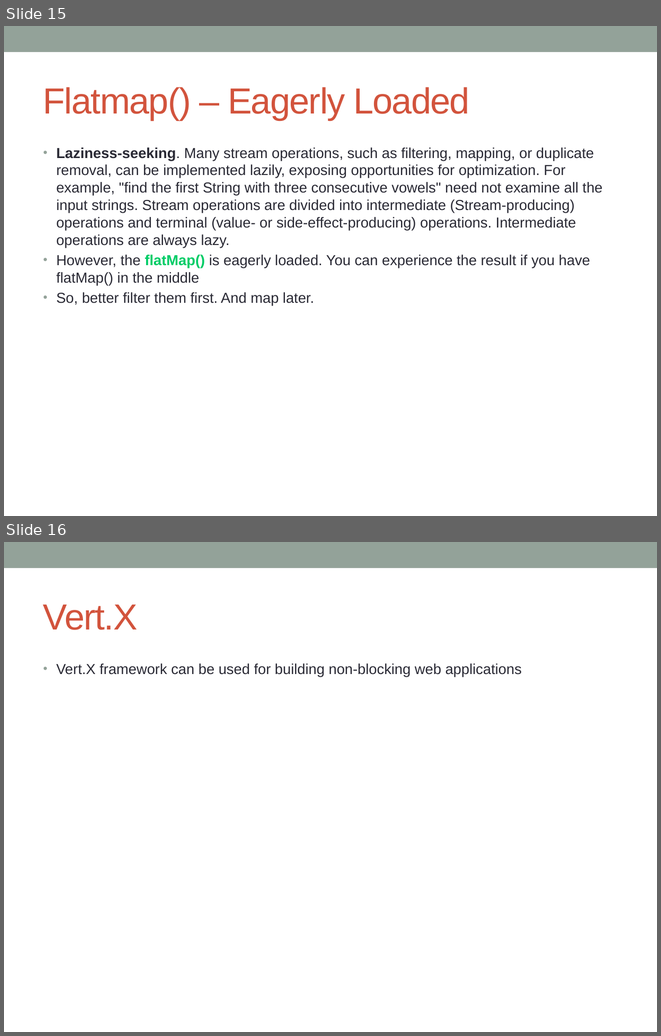
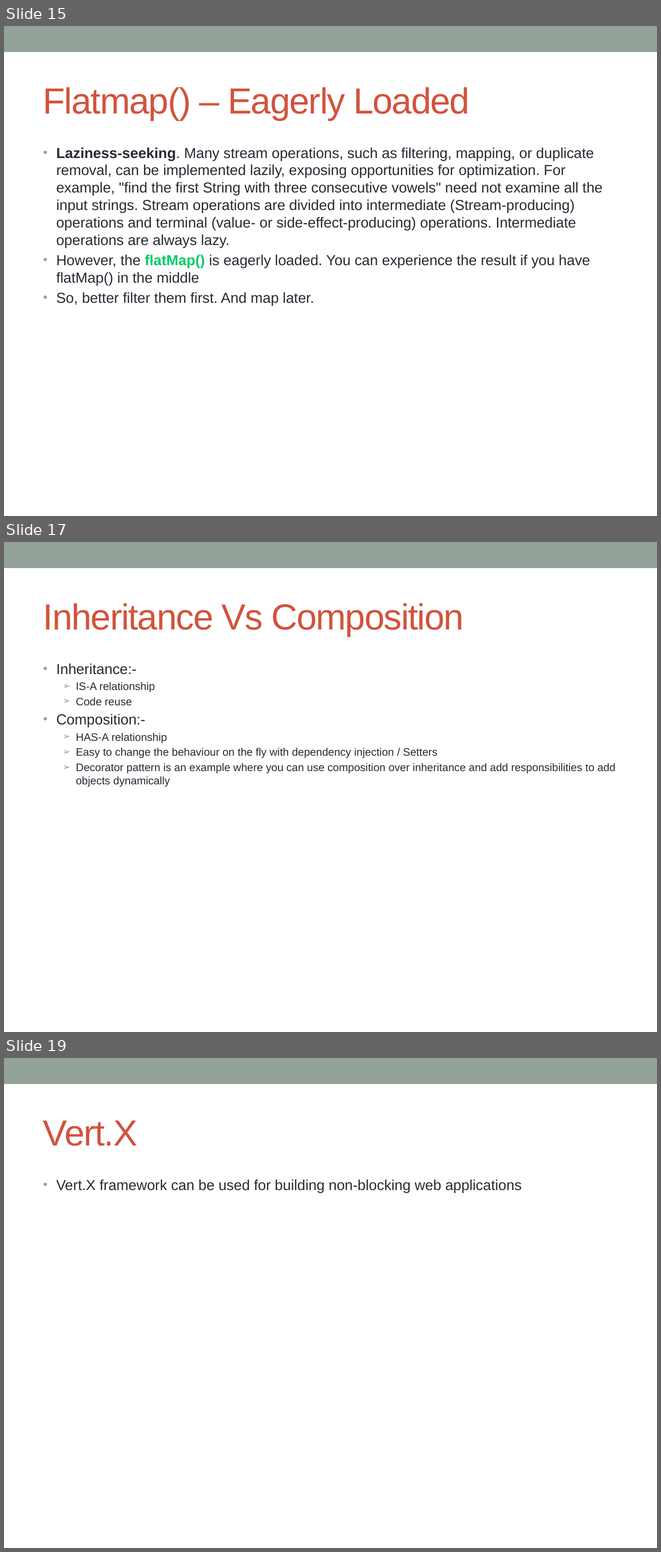
Before and after one commit to notionquest/ProjectDocumentation, a slide deck: Java8.pptx. Shown one above the other, each under a label of ours: slides 15 and 16 before the commit, slides 15, 17 and 19 after it; the slides between them are not shown. The pictures are 661x1036 and 661x1552 pixels, drawn with LibreOffice and Linux fonts; fonts in the diff are those of the drawing. Boxes give left, top, right and bottom in pixels: in the first picture for what was removed or moved away, otherwise in the second. Text is boxed around its words. In the diff, an @@ line names an element or a change of style, - is before the commit and + after.

Commit message:
Composition over Inheritance

```diff
--- a/Java8.pptx
+++ b/Java8.pptx
@@ slide 17 added at box(4, 542, 657, 1032), background #FFFFFF; not listed: 1 template element that a slide beside it also shows @@
@@ title added at box(43, 603, 464, 636), 40 pt, text #D2533C @@
+Inheritance Vs Composition
@@ text added at box(56, 663, 616, 787), 12 pt, text #292934 @@
+• Inheritance:-
+  ➢ IS-A relationship
+  ➢ Code reuse
+• Composition:-
+  ➢ HAS-A relationship
+  ➢ Easy to change the behaviour on the fly with dependency injection / Setters
+  ➢ Decorator pattern is an example where you can use composition over inheritance and add responsibilities to add objects dynamically
@@ what was slide 16 is now slide 19 @@
```
Also in this commit, not shown: 2 other slides added.
